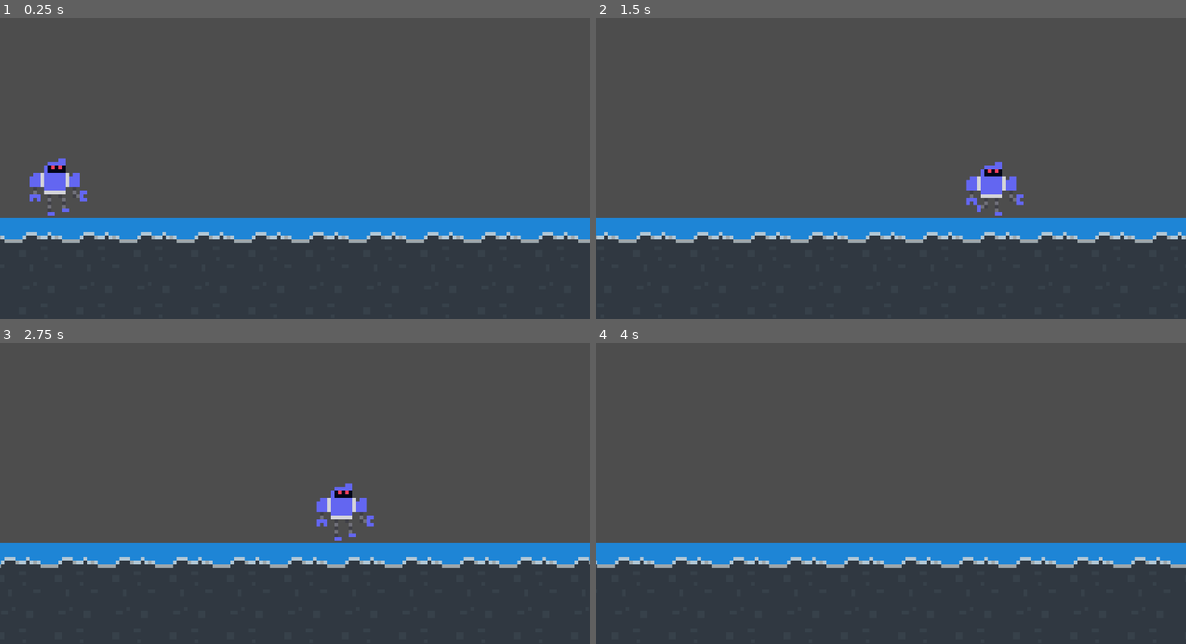
Above: before the commit, frames 1-4 (two rows, left to right).
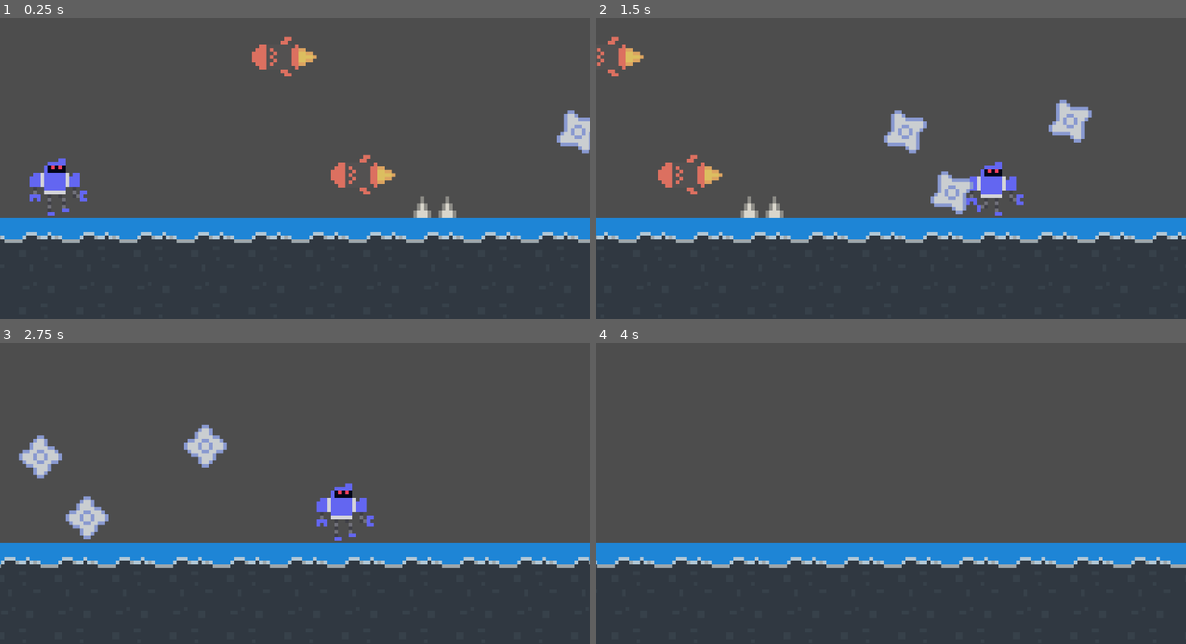
Above: after the commit, the same moments.

Repository: rajariandhana/RoboRunner
Game: Godot game, scene res://scenes/game.tscn
The game is run twice, just before and just after one commit, with the same random seed, the same clock (stepped at 60 frames per second) and the same inputs.
Inputs:
- Up to frame 1 (0.25 s): no input
- Up to frame 2 (1.5 s): tap Enter (ui_accept) at 0.5, 0.77 s; hold Right (ui_right) from 0.53 s (still down)
- Up to frame 3 (2.75 s): tap Enter (ui_accept) at 1.52 s; release Right (ui_right) at 2.03 s; hold Left (ui_left) from 2.03 s (still down)
- Up to frame 4 (4 s): release Left (ui_left) at 2.78 s; hold Right (ui_right) from 2.78 s (still down); tap Enter (ui_accept) at 3.02, 3.77 s

The runs differ from the first frame. In frame 1, 1.8% of the frame differs, in the area x 42-100%, y 6-67%; in frame 2, 3.0%, in the area x 0-85%, y 6-67%; in frame 3, 1.8%; in frame 4, nothing differs.

Commit message:
enemy types

Diff:
--- a/project.godot
+++ b/project.godot
@@ -15,6 +15,12 @@
 config/features=PackedStringArray("4.4", "GL Compatibility")
 config/icon="res://icon.svg"
 
+[layer_names]
+
+2d_physics/layer_1="Player"
+2d_physics/layer_2="Enemy"
+2d_physics/layer_3="Ground"
+
 [rendering]
 
 textures/canvas_textures/default_texture_filter=0
--- a/scenes/enemy.tscn
+++ b/scenes/enemy.tscn
@@ -1,15 +1,13 @@
-[gd_scene load_steps=3 format=3 uid="uid://cxcgnl16ua6wu"]
+[gd_scene load_steps=2 format=3 uid="uid://cxcgnl16ua6wu"]
 
 [ext_resource type="Script" uid="uid://btvm25xvnj3ou" path="res://scripts/enemy.gd" id="1_7p1mj"]
-
-[sub_resource type="RectangleShape2D" id="RectangleShape2D_8tegq"]
 
 [node name="Area2D" type="Area2D"]
 collision_layer = 2
 script = ExtResource("1_7p1mj")
 
 [node name="CollisionShape2D" type="CollisionShape2D" parent="."]
-shape = SubResource("RectangleShape2D_8tegq")
-debug_color = Color(0.992157, 0, 0, 0.560784)
 
 [node name="AnimatedSprite2D" type="AnimatedSprite2D" parent="."]
+
+[connection signal="body_entered" from="." to="." method="_on_body_entered"]
--- /dev/null
+++ b/scenes/enemy_blade.tscn
@@ -0,0 +1,41 @@
+[gd_scene load_steps=7 format=3 uid="uid://df67n73fvgixq"]
+
+[ext_resource type="PackedScene" uid="uid://cxcgnl16ua6wu" path="res://scenes/enemy.tscn" id="1_55615"]
+[ext_resource type="Texture2D" uid="uid://d2rib5haproc2" path="res://assets/sprites/blade.png" id="2_1wm4q"]
+
+[sub_resource type="CircleShape2D" id="CircleShape2D_1wm4q"]
+radius = 5.0
+
+[sub_resource type="AtlasTexture" id="AtlasTexture_jabvx"]
+atlas = ExtResource("2_1wm4q")
+region = Rect2(32, 16, 16, 16)
+
+[sub_resource type="AtlasTexture" id="AtlasTexture_0xx04"]
+atlas = ExtResource("2_1wm4q")
+region = Rect2(16, 0, 16, 16)
+
+[sub_resource type="SpriteFrames" id="SpriteFrames_vbj4d"]
+animations = [{
+"frames": [{
+"duration": 1.0,
+"texture": SubResource("AtlasTexture_jabvx")
+}, {
+"duration": 1.0,
+"texture": SubResource("AtlasTexture_0xx04")
+}],
+"loop": true,
+"name": &"default",
+"speed": 5.0
+}]
+
+[node name="Area2D" instance=ExtResource("1_55615")]
+
+[node name="CollisionShape2D" parent="." index="0"]
+shape = SubResource("CircleShape2D_1wm4q")
+debug_color = Color(1, 0, 0, 0.419608)
+
+[node name="AnimatedSprite2D" parent="." index="1"]
+sprite_frames = SubResource("SpriteFrames_vbj4d")
+autoplay = "default"
+frame = 1
+frame_progress = 0.36757
--- /dev/null
+++ b/scenes/enemy_rocket.tscn
@@ -0,0 +1,51 @@
+[gd_scene load_steps=8 format=3 uid="uid://bh0dvjs384ktx"]
+
+[ext_resource type="PackedScene" uid="uid://cxcgnl16ua6wu" path="res://scenes/enemy.tscn" id="1_y8hla"]
+[ext_resource type="Texture2D" uid="uid://b7rqf0r7h6ahs" path="res://assets/sprites/rocket.png" id="2_r4jk5"]
+
+[sub_resource type="RectangleShape2D" id="RectangleShape2D_r4jk5"]
+size = Vector2(12, 6)
+
+[sub_resource type="AtlasTexture" id="AtlasTexture_kh0nr"]
+atlas = ExtResource("2_r4jk5")
+region = Rect2(0, 0, 20, 11)
+
+[sub_resource type="AtlasTexture" id="AtlasTexture_xwbpy"]
+atlas = ExtResource("2_r4jk5")
+region = Rect2(0, 11, 20, 11)
+
+[sub_resource type="AtlasTexture" id="AtlasTexture_rrsvi"]
+atlas = ExtResource("2_r4jk5")
+region = Rect2(0, 22, 20, 11)
+
+[sub_resource type="SpriteFrames" id="SpriteFrames_0nnqw"]
+animations = [{
+"frames": [{
+"duration": 1.0,
+"texture": SubResource("AtlasTexture_kh0nr")
+}, {
+"duration": 1.0,
+"texture": SubResource("AtlasTexture_xwbpy")
+}, {
+"duration": 1.0,
+"texture": SubResource("AtlasTexture_rrsvi")
+}, {
+"duration": 1.0,
+"texture": SubResource("AtlasTexture_xwbpy")
+}],
+"loop": true,
+"name": &"default",
+"speed": 5.0
+}]
+
+[node name="Area2D" instance=ExtResource("1_y8hla")]
+
+[node name="CollisionShape2D" parent="." index="0"]
+position = Vector2(-3, 0)
+shape = SubResource("RectangleShape2D_r4jk5")
+debug_color = Color(1, 0, 0, 0.419608)
+
+[node name="AnimatedSprite2D" parent="." index="1"]
+sprite_frames = SubResource("SpriteFrames_0nnqw")
+autoplay = "default"
+frame_progress = 0.0120036
--- /dev/null
+++ b/scenes/enemy_spike.tscn
@@ -0,0 +1,32 @@
+[gd_scene load_steps=6 format=3 uid="uid://djrwubi7ddst0"]
+
+[ext_resource type="PackedScene" uid="uid://cxcgnl16ua6wu" path="res://scenes/enemy.tscn" id="1_0imbo"]
+[ext_resource type="Texture2D" uid="uid://cjm2t4otexj1q" path="res://assets/sprites/entities-1.png" id="2_0lbno"]
+
+[sub_resource type="RectangleShape2D" id="RectangleShape2D_0lbno"]
+size = Vector2(10, 5)
+
+[sub_resource type="AtlasTexture" id="AtlasTexture_o35sf"]
+atlas = ExtResource("2_0lbno")
+region = Rect2(0, 16, 16, 16)
+
+[sub_resource type="SpriteFrames" id="SpriteFrames_0wl1x"]
+animations = [{
+"frames": [{
+"duration": 1.0,
+"texture": SubResource("AtlasTexture_o35sf")
+}],
+"loop": true,
+"name": &"default",
+"speed": 0.0
+}]
+
+[node name="Area2D" instance=ExtResource("1_0imbo")]
+
+[node name="CollisionShape2D" parent="." index="0"]
+position = Vector2(0, 5.5)
+shape = SubResource("RectangleShape2D_0lbno")
+debug_color = Color(1, 0, 0, 0.419608)
+
+[node name="AnimatedSprite2D" parent="." index="1"]
+sprite_frames = SubResource("SpriteFrames_0wl1x")
--- a/scenes/game.tscn
+++ b/scenes/game.tscn
@@ -1,9 +1,11 @@
-[gd_scene load_steps=5 format=3 uid="uid://eu4jb4g0l8wb"]
+[gd_scene load_steps=7 format=3 uid="uid://eu4jb4g0l8wb"]
 
 [ext_resource type="PackedScene" uid="uid://ecytbli35ftq" path="res://scenes/player.tscn" id="1_uwrxv"]
 [ext_resource type="Script" uid="uid://dsuwk0oxrqxgk" path="res://scenes/game_manager.gd" id="1_yqjtg"]
 [ext_resource type="PackedScene" uid="uid://g8kt57ha300c" path="res://scenes/ground.tscn" id="3_lnu2h"]
-[ext_resource type="PackedScene" uid="uid://cxcgnl16ua6wu" path="res://scenes/enemy.tscn" id="6_p57ef"]
+[ext_resource type="PackedScene" uid="uid://bh0dvjs384ktx" path="res://scenes/enemy_rocket.tscn" id="4_lbhrr"]
+[ext_resource type="PackedScene" uid="uid://df67n73fvgixq" path="res://scenes/enemy_blade.tscn" id="5_iywne"]
+[ext_resource type="PackedScene" uid="uid://djrwubi7ddst0" path="res://scenes/enemy_spike.tscn" id="6_p57ef"]
 
 [node name="Game" type="Node2D"]
 
@@ -24,5 +26,20 @@
 [node name="Player" parent="." instance=ExtResource("1_uwrxv")]
 position = Vector2(-66, -14)
 
-[node name="Area2D" parent="." instance=ExtResource("6_p57ef")]
-position = Vector2(116, -10)
+[node name="Area2D" parent="." instance=ExtResource("4_lbhrr")]
+position = Vector2(35, -12)
+
+[node name="Area2D2" parent="." instance=ExtResource("5_iywne")]
+position = Vector2(107, -7)
+
+[node name="Area2D3" parent="." instance=ExtResource("5_iywne")]
+position = Vector2(94, -24)
+
+[node name="Area2D4" parent="." instance=ExtResource("5_iywne")]
+position = Vector2(140, -27)
+
+[node name="Area2D5" parent="." instance=ExtResource("4_lbhrr")]
+position = Vector2(13, -45)
+
+[node name="Area2D6" parent="." instance=ExtResource("6_p57ef")]
+position = Vector2(54, -8)
--- a/scenes/game_manager.gd
+++ b/scenes/game_manager.gd
@@ -4,20 +4,25 @@
 @onready var ground_1: TileMap = $"../Ground1"
 @onready var ground_2: TileMap = $"../Ground2"
 
-var SPEED = 1
+var SPEED = 60
 var DIRECTION = -1
-var VELOCITY = -1
+var VELOCITY = -60
 var GROUND_WIDTH
-# Called when the node enters the scene tree for the first time.
+
+#var rocket_scene = preload("res://scenes/enemy.tscn")
+#var enemies_type := [rocket_scene, ...]
+
 func _ready() -> void:
 	ground_1.position.x = 0
 	GROUND_WIDTH = ground_1.get_used_rect().size.x * ground_1.tile_set.tile_size.x
 	ground_2.position.x = GROUND_WIDTH
+	VELOCITY = SPEED * DIRECTION
 
 # Called every frame. 'delta' is the elapsed time since the previous frame.
 func _process(delta: float) -> void:
-	ground_1.position.x += VELOCITY
-	ground_2.position.x += VELOCITY
+	var res = VELOCITY * delta
+	ground_1.position.x += res
+	ground_2.position.x += res
 	if ground_1.position.x < -GROUND_WIDTH:
 		ground_1.position.x = ground_2.position.x + GROUND_WIDTH
 	if ground_2.position.x < -GROUND_WIDTH:
@@ -27,4 +32,16 @@
 	return SPEED
 
 func get_velocity() -> int:
-	return SPEED * DIRECTION
+	return VELOCITY
+
+func spawn_enemy() -> void:
+	pass
+	#var enemy_type = enemies_type[randi() % enemies_type.size()]
+	#var newEnemy
+	#newEnemy = enemy_type.instantiate()
+	#append some shit
+
+func despawn_enemy(enemy: Enemy) -> void:
+	pass
+	enemy.queue_free()
+	#remove from array shit
--- a/scenes/ground.tscn
+++ b/scenes/ground.tscn
@@ -24,7 +24,8 @@
 3:2/0/physics_layer_0/polygon_0/points = PackedVector2Array(-8, -8, 8, -8, 8, 8, -8, 8)
 
 [sub_resource type="TileSet" id="TileSet_lmksl"]
-physics_layer_0/collision_layer = 1
+physics_layer_0/collision_layer = 4
+physics_layer_0/collision_mask = 0
 sources/0 = SubResource("TileSetAtlasSource_mi8v4")
 
 [node name="Ground" type="TileMap"]
--- a/scenes/player.tscn
+++ b/scenes/player.tscn
@@ -55,7 +55,7 @@
 size = Vector2(12, 15)
 
 [node name="Player" type="CharacterBody2D"]
-collision_mask = 3
+collision_mask = 7
 script = ExtResource("1_g2els")
 
 [node name="AnimatedSprite2D" type="AnimatedSprite2D" parent="."]
--- a/scripts/enemy.gd
+++ b/scripts/enemy.gd
@@ -1,8 +1,17 @@
 extends Area2D
 class_name Enemy
-
-@onready var game_manager: Node = %GameManager
+#right click on enemy.tscn then New Inherited Scene
+@onready var game_manager: Node = get_tree().root.get_node("Game/GameManager")
 @onready var animated_sprite_2d: AnimatedSprite2D = $AnimatedSprite2D
 
+var VELOCITY
+
+func _ready() -> void:
+	VELOCITY = game_manager.get_velocity()
+
 func _process(delta: float) -> void:
-	position.x += game_manager.get_velocity() * delta
+	position.x += VELOCITY * delta
+
+func _on_body_entered(body: Node2D) -> void:
+	print("DEATHSDSDMSDJNSDJ")
+	queue_free
